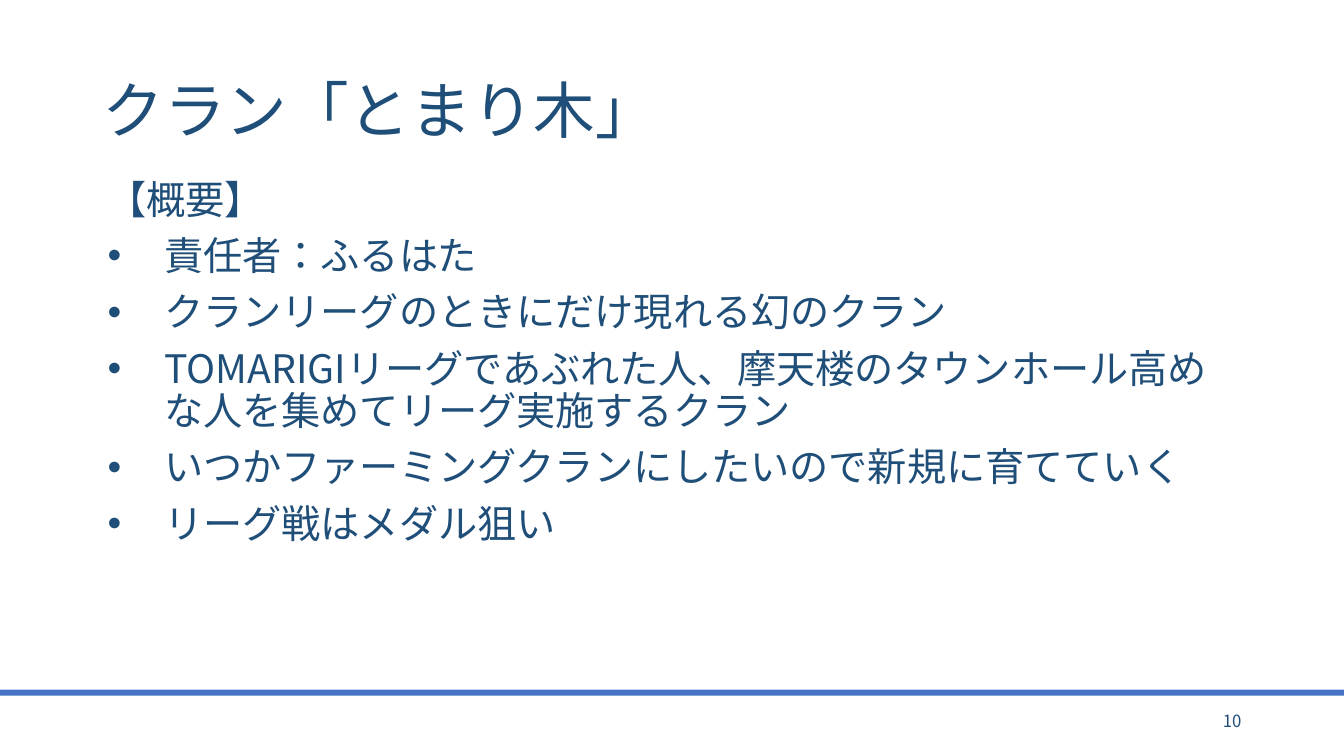
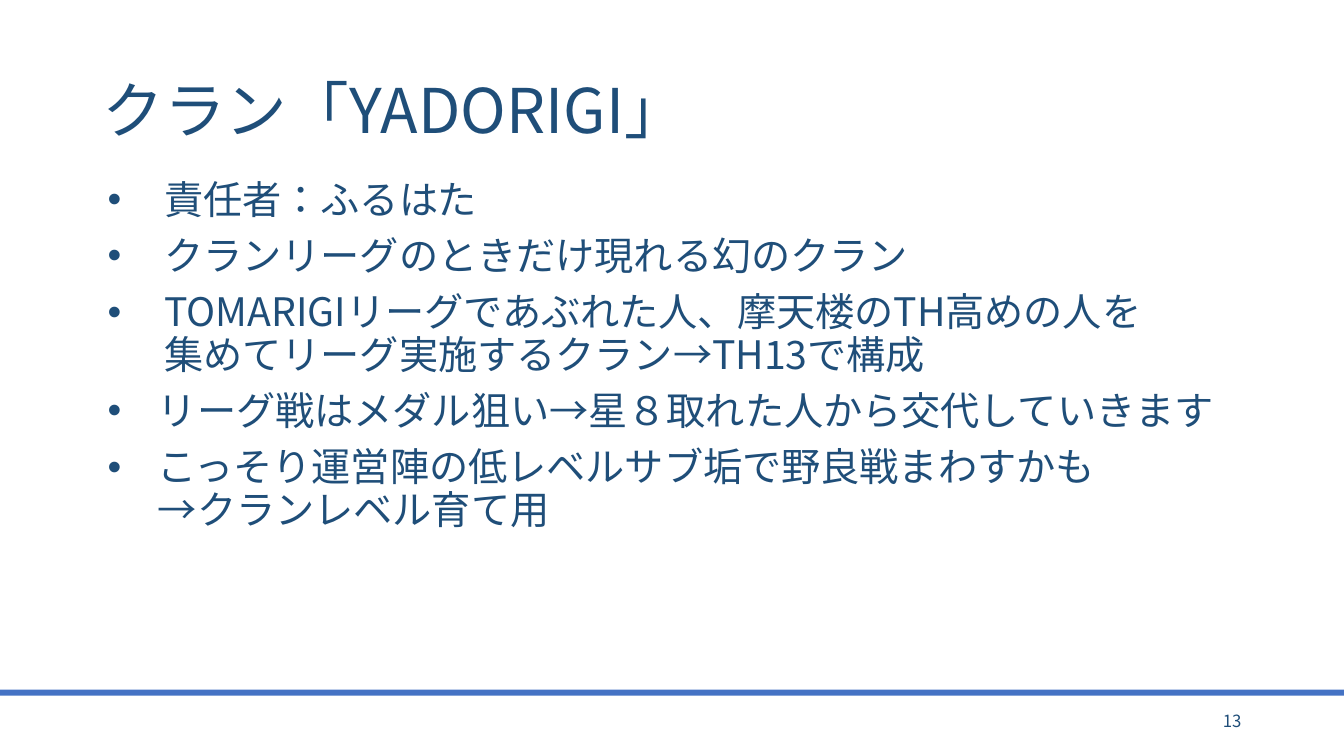
Before and after one commit to bigtreeCoC/documents, a slide deck: slide 13 of TOMARIGI.pptx (slide 10 before the commit). Drawn at 1344x756 pixels with LibreOffice and Linux fonts; fonts in the diff are those of the drawing. Boxes give left, top, right and bottom in pixels: in the first picture for what was removed or moved away, otherwise in the second. Text is boxed around its words. In the diff, an @@ line names an element or a change of style, - is before the commit and + after.

Commit message:
東方とまほらま(5版) TOMARIGIについて

```diff
--- a/TOMARIGI.pptx
+++ b/TOMARIGI.pptx
@@ title at [102,81,685,139]: text changed @@
-クラン「とまり木」
+クラン「YADORIGI」
@@ text at [108,181,265,218]: paragraph removed @@
-【概要】
@@ text at [158,237,1214,527]: text changed @@
-• クランリーグのときにだけ現れる幻のクラン
-• TOMARIGIリーグであぶれた人、摩天楼のタウンホール高めな人を集めてリーグ実施するクラン
-• いつかファーミングクランにしたいので新規に育てていく
-• リーグ戦はメダル狙い
+• クランリーグのときだけ現れる幻のクラン
+• TOMARIGIリーグであぶれた人、摩天楼のTH高めの人を
+  集めてリーグ実施するクラン→TH13で構成
+• リーグ戦はメダル狙い→星８取れた人から交代していきます
+• こっそり運営陣の低レベルサブ垢で野良戦まわすかも
+  →クランレベル育て用
@@ page number at [1223,714,1242,728]: text changed @@
-10
+13
```
Also in this commit, not shown: 10 other slides changed, 9 slides added, 2 slides removed, 3 other files.
